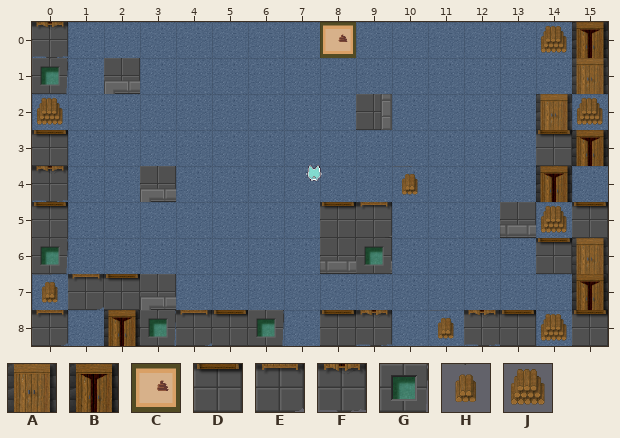
Tiled map (JSON), stored at assets/tiled/d1_1.json. The picture above was drawn from the file before the commit.
Cells are 64x64 px. Shown: x 0..15, y 0..8.
Key: from "room_tileset": A 23, B 24, C 30, D 47, E 48, F 49, G 72, H 73, J 74.
_ is an empty cell.
Objects are placed by their top-left corner, in cells (3,4 is the top-left corner of cell 3,4); size is 1x1 cell unless given.
Layers that did not change in this view are not listed.
Layer "onc" before, first column x 0:
0 F_____________JB
1 G______________A
2 J_____________AJ
3 D_____________DB
4 F_________H___B_
5 D_______DE____JD
6 G________G____DA
7 HED____________B
8 E_BGEDG_DF_HFDJD
Objects on layer "portals" before:
C "d1_2" at 8,0
The same view after the edit:
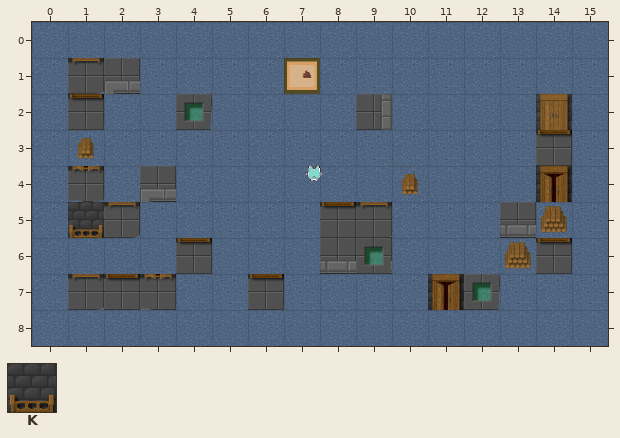
Further tiles: from "room_tileset": K 22.
Change:
Changed rows in their new state; . is an unchanged cell.
Layer "onc":
first column x 0:
0 _.............__
1 _E............._
2 _D..G.........._
3 _H............._
4 _F..............
5 _KE............_
6 _...D........J._
7 _..F..D....BG.._
8 _._____.__._____
Layer "portals":
changed: C "d1_2" at 8,0 -> C "d1_2" at 7,1
Pixel boxes of the changes (left, top, right, bottom) in both pictures:
changed: (32, 22, 284, 346)
changed: (284, 22, 356, 94)
removed: (541, 22, 608, 166)
changed: (428, 202, 608, 346)
removed: (320, 310, 392, 346)
